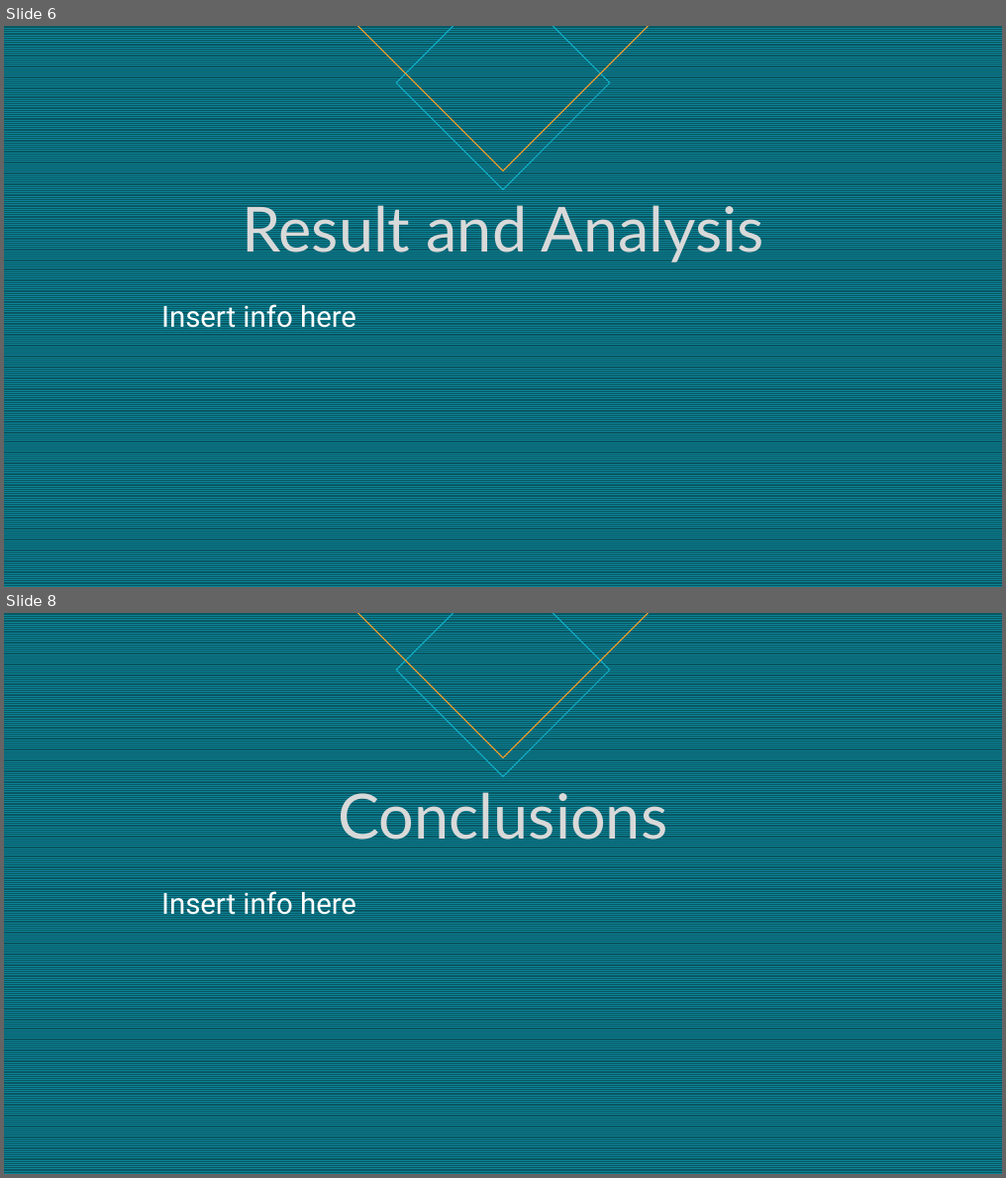
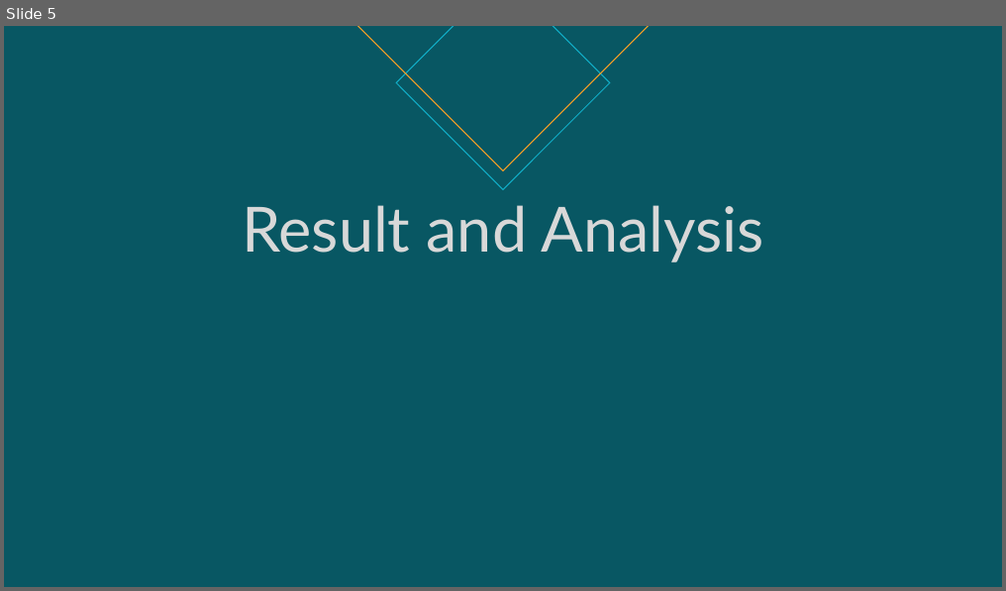
Before and after one commit to rtatat/bank-customer-churn, a slide deck: Bank Customer Churn Analysis.pptx. Shown one above the other, each under a label of ours: slides 6 and 8 before the commit, slide 5 after it; the slides between them are not shown. The pictures are 1006x1178 and 1006x591 pixels, drawn with LibreOffice and Linux fonts; fonts in the diff are those of the drawing. Boxes give left, top, right and bottom in pixels: in the first picture for what was removed or moved away, otherwise in the second. Text is boxed around its words. In the diff, an @@ line names an element or a change of style, - is before the commit and + after.

```diff
--- a/Bank Customer Churn Analysis.pptx
+++ b/Bank Customer Churn Analysis.pptx
@@ slide 8 removed at bbox=[4, 613, 1002, 1174], background pattern #0D8295 on #085764 @@
@@ diamond removed at bbox=[358, 613, 648, 758] @@
@@ diamond removed at bbox=[396, 613, 610, 776] @@
@@ title removed at bbox=[338, 784, 667, 851] @@
-Conclusions
@@ text removed at bbox=[161, 888, 356, 922] @@
-Insert info here
@@ what was slide 6 is now slide 5 @@
@@ slide 5 changed as well @@
@@ background pattern #0D8295 on #085764 to #085763 @@
@@ title "Result and Analysis" at bbox=[242, 205, 763, 263]: text colour #D9D9D9 to #D8D8D8 @@
@@ text removed at bbox=[161, 301, 356, 335] @@
-Insert info here
```
Also in this commit, not shown: 4 other slides changed, 8 slides added, 3 other slides removed.
